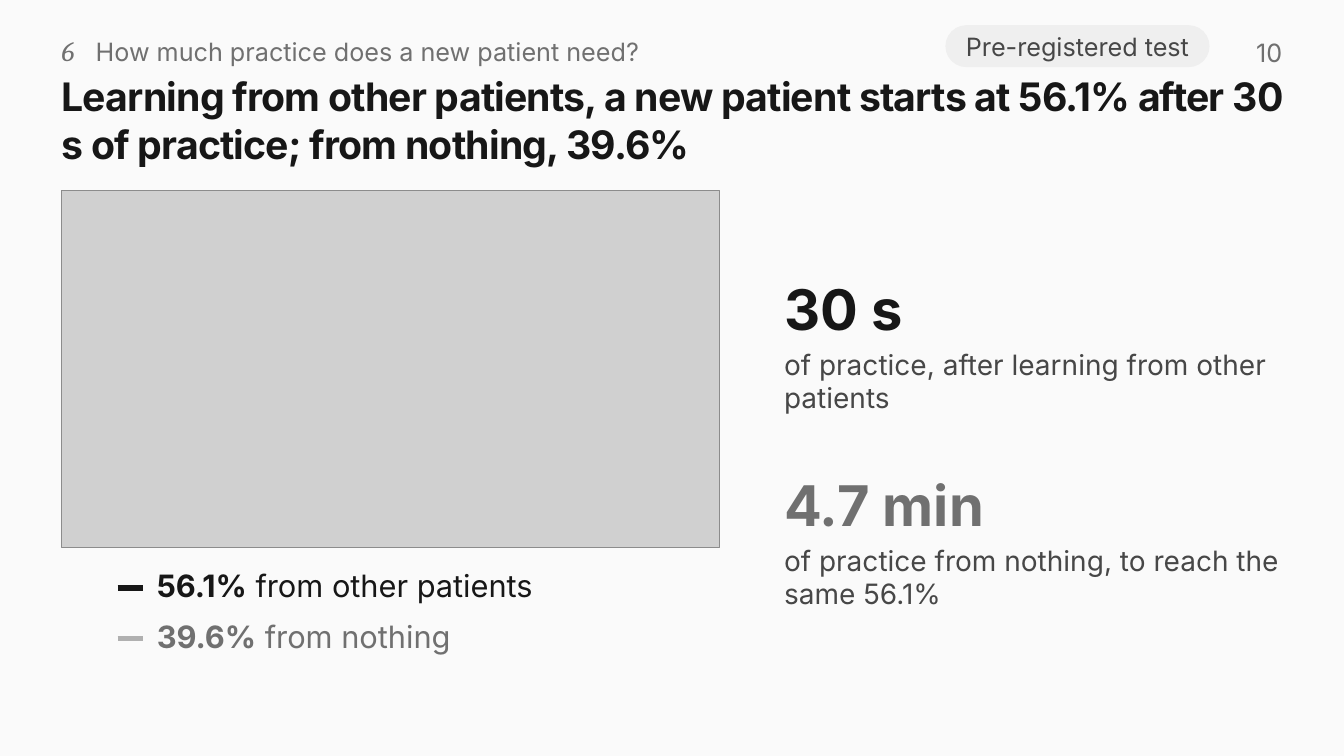
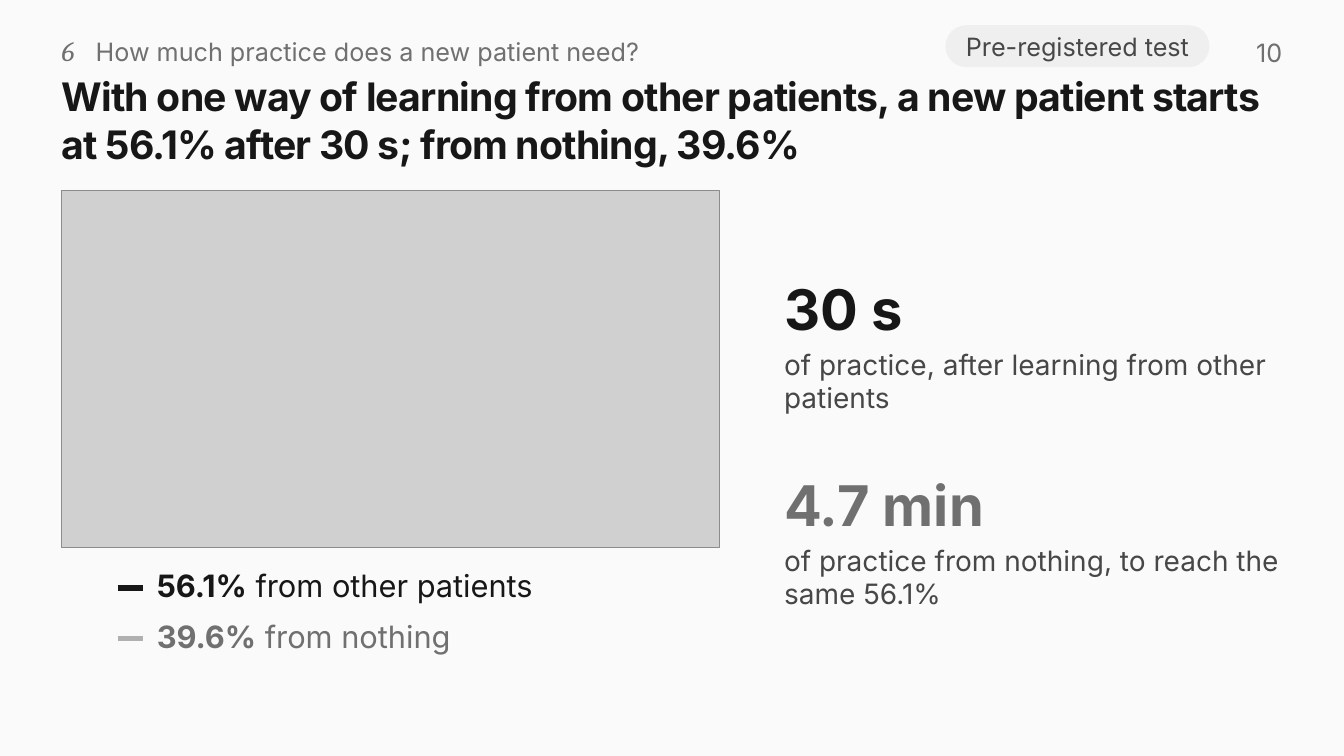
Before and after one commit to rajveeerr/sixth-finger-bci, a slide deck: slide 10 of report/slides/sixth-finger-bci.pptx. Drawn at 1344x756 pixels with LibreOffice and Linux fonts; fonts in the diff are those of the drawing; grey boxes stand for pictures. Boxes give left, top, right and bottom in pixels: in the first picture for what was removed or moved away, otherwise in the second. Text is boxed around its words. In the diff, an @@ line names an element or a change of style, - is before the commit and + after.

```diff
--- a/report/slides/sixth-finger-bci.pptx
+++ b/report/slides/sixth-finger-bci.pptx
@@ title at (62, 81, 1260, 167): text changed @@
-Learning from other patients, a new patient starts at 56.1% after 30 s of practice; from nothing, 39.6%
+With one way of learning from other patients, a new patient starts at 56.1% after 30 s; from nothing, 39.6%
```
Also in this commit, not shown: 10 other slides changed, 2 other files.
